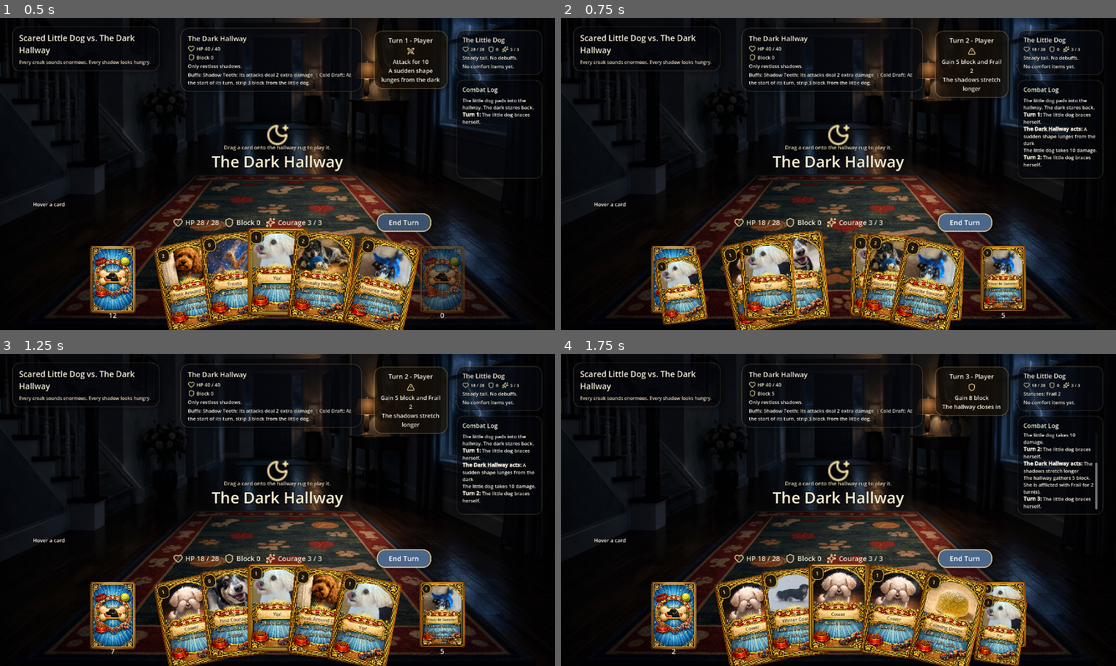
Above: before the commit, frames 1-4 (two rows, left to right).
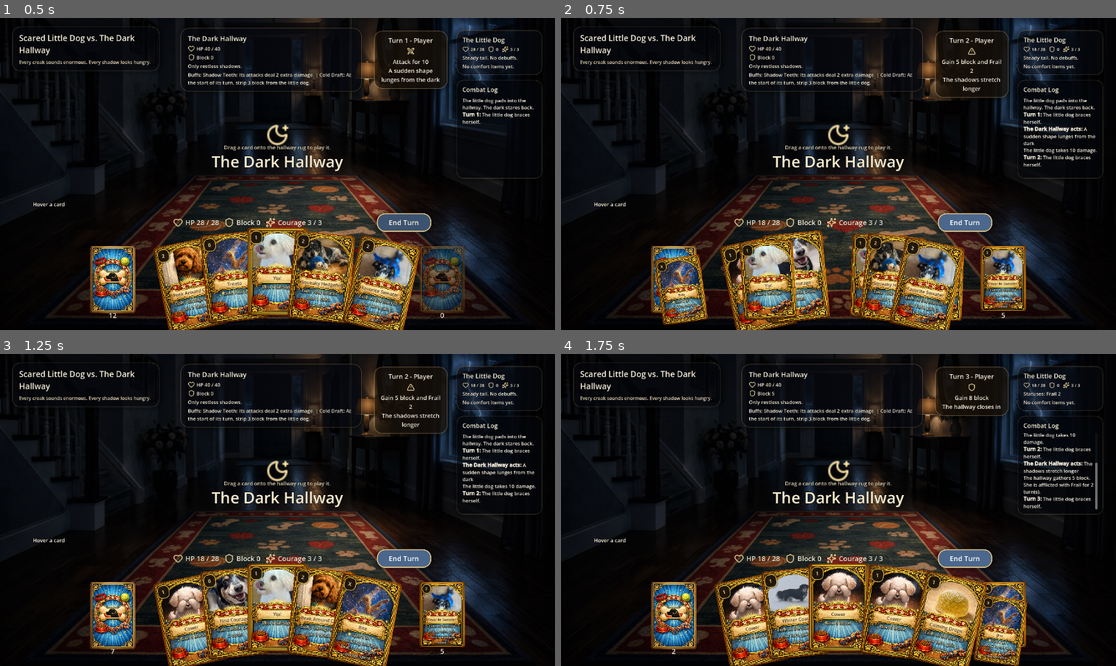
Above: after the commit, the same moments.

Repository: mjd4186/lunasquest
Game: Godot game, scene res://scenes/main.tscn
The game is run twice, just before and just after one commit, with the same random seed, the same clock (stepped at 60 frames per second) and the same inputs.
Inputs:
- Up to frame 1 (0.5 s): no input
- Up to frame 2 (0.75 s): click "End Turn" at 0.5 s
- Up to frame 3 (1.25 s): no input
- Up to frame 4 (1.75 s): click "End Turn" at 1.25 s

Frame 1 is identical in both runs. In frame 2, 0.6% of the frame differs, in the area x 17-25%, y 77-97%; in frame 3, 1.1%, in the area x 61-71%, y 73-99%; in frame 4, 0.8%.

Commit message:
Add Bite X-cost attack card and support dynamic courage costs

Diff:
--- a/data/cards.json
+++ b/data/cards.json
@@ -64,6 +64,20 @@
       }
     },
     {
+      "id": "bite",
+      "name": "Bite",
+      "type": "attack",
+      "cost": 0,
+      "cost_label": "X",
+      "text": "Spend all remaining courage. Deal 5 damage per courage spent.",
+      "flavor_text": "The harder she commits, the sharper it lands.",
+      "art_slug": "placeholder",
+      "properties": {
+        "damage_per_x": 5,
+        "x_cost": true
+      }
+    },
+    {
       "id": "favorite_sweater",
       "name": "Favorite Sweater",
       "type": "buff",
--- a/data/starting_deck.json
+++ b/data/starting_deck.json
@@ -6,7 +6,7 @@
     "yip",
     "yip",
     "yip",
-    "yip",
+    "bite",
     "cower",
     "cower",
     "cower",
--- a/scripts/card_ui.gd
+++ b/scripts/card_ui.gd
@@ -219,7 +219,7 @@
 		_apply_enabled_state()
 		return
 
-	cost_label.text = str(card_data.get("cost", 0))
+	cost_label.text = str(card_data.get("cost_label", card_data.get("cost", 0)))
 	name_label.text = card_data.get("name", "")
 	description_label.text = card_data.get("text", "")
 	_apply_enabled_state()
--- a/scripts/main.gd
+++ b/scripts/main.gd
@@ -419,14 +419,14 @@
 		return false
 
 	var card := hand[index]
-	var card_cost: int = card.get("cost", 0)
+	var card_cost := _current_card_cost(card)
 	if player_courage < card_cost:
 		add_log("She wants to play [b]%s[/b], but doesn't have enough courage." % card["name"])
 		update_ui()
 		return false
 
 	player_courage -= card_cost
-	var should_discard := _resolve_card(card)
+	var should_discard := _resolve_card(card, card_cost)
 	if should_discard:
 		discard_pile.append(card)
 	hand.remove_at(index)
@@ -440,13 +440,21 @@
 	return true
 
 
-func _resolve_card(card: Dictionary) -> bool:
+func _resolve_card(card: Dictionary, spent_courage := -1) -> bool:
 	add_log("She plays [b]%s[/b]." % card["name"])
 	var properties := _card_properties(card)
+	if spent_courage < 0:
+		spent_courage = _base_card_cost(card)
 
 	if card.get("type", "") == "buff":
 		_gain_fight_buff(_build_fight_buff_from_card(card))
 		return _card_should_discard(card)
+
+	if properties.get("x_cost", false) and properties.has("damage_per_x"):
+		var x_damage := int(properties["damage_per_x"]) * spent_courage
+		add_log("%s spends %d courage for %d damage." % [card["name"], spent_courage, x_damage])
+		var scaled_amount := _modified_attack_damage(x_damage, "player")
+		_deal_damage_to_monster(scaled_amount)
 
 	if properties.has("damage"):
 		var amount := _modified_attack_damage(int(properties["damage"]), "player")
@@ -495,6 +503,16 @@
 	if typeof(raw_properties) == TYPE_DICTIONARY:
 		return raw_properties
 	return {}
+
+
+func _base_card_cost(card: Dictionary) -> int:
+	return int(card.get("cost", 0))
+
+
+func _current_card_cost(card: Dictionary) -> int:
+	if _card_properties(card).get("x_cost", false):
+		return player_courage
+	return _base_card_cost(card)
 
 
 func _card_should_discard(card: Dictionary) -> bool:
@@ -563,7 +581,7 @@
 		return false
 	if index < 0 or index >= hand.size():
 		return false
-	return player_courage >= hand[index].get("cost", 0)
+	return player_courage >= _current_card_cost(hand[index])
 
 
 func _fly_card_to_discard(card_view: CardUI, delay := 0.0) -> void:
@@ -1300,7 +1318,7 @@
 
 
 func _is_card_disabled(card: Dictionary) -> bool:
-	return battle_over or current_turn != "player" or card.get("cost", 0) > player_courage
+	return battle_over or current_turn != "player" or _current_card_cost(card) > player_courage
 
 
 func _layout_hand_cards(animated := true) -> void:
